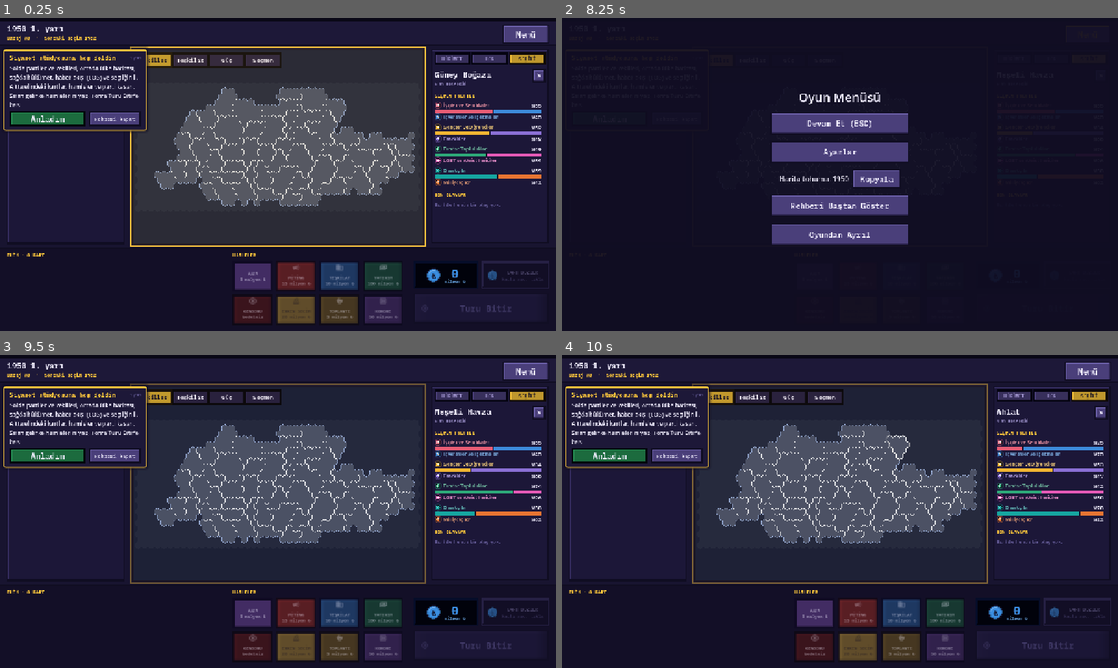
Above: before the commit, frames 1-4 (two rows, left to right).
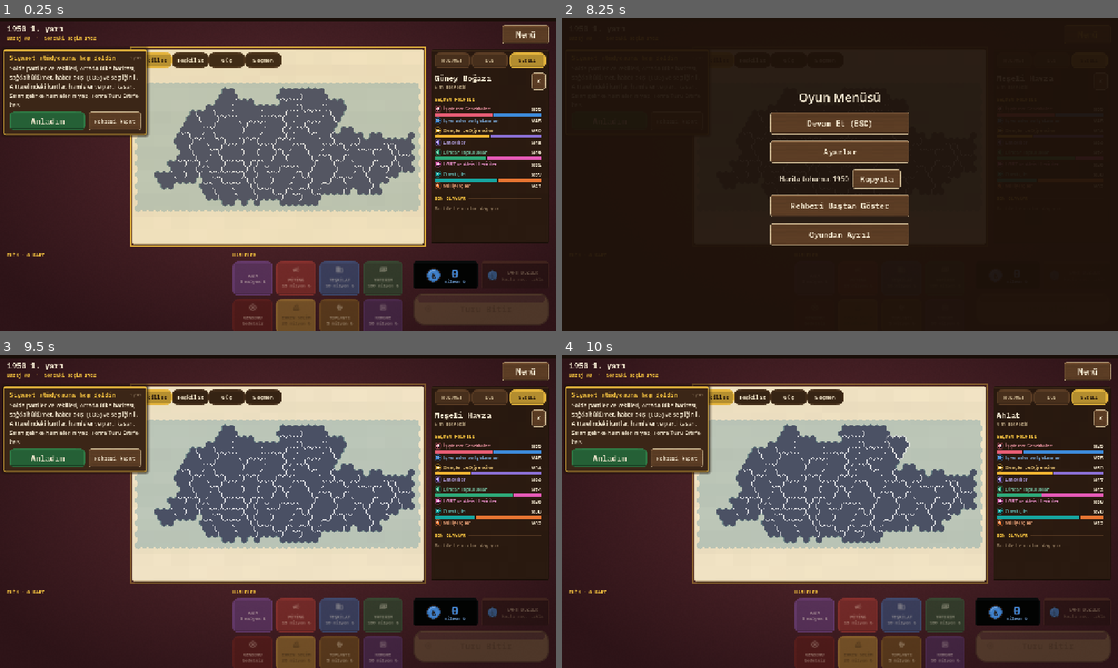
Above: after the commit, the same moments.

Repository: TriQue06/siyaset_oyunu_test_experimental
Game: Godot game, scene res://scenes/GameScreen.tscn
Same seed, same stepped clock (60 frames per second), same inputs: the game is played once before the commit and once after it. This scene is started directly instead of the project's main scene. Sound files missing from this copy of the repository are replaced by a short silence.
Inputs (mouse positions are in pixels of both pictures, inside the frame that each line leads up to):
- Up to frame 1 (0.25 s): no input
- Up to frame 2 (8.25 s): tap Enter at 0.5 s; move the mouse to (962, 158) at 0.52 s; hold Right 0.53-1.25 s; click (962, 158) at 0.67 s; drag from (728, 190) to (812, 237) at 1.27 s; move the mouse to (895, 105) at 2.02 s; hold Right 2.03-2.75 s; click (895, 105) at 2.17 s; drag from (812, 237) to (673, 127) at 2.77 s; move the mouse to (1006, 221) at 3.52 s; hold Left 3.53-4.25 s; click (1006, 221) at 3.67 s; drag from (673, 127) to (756, 96) at 4.27 s; move the mouse to (867, 174) at 5.02 s; hold Left 5.03-5.75 s; click (867, 174) at 5.17 s; drag from (756, 96) to (728, 190) at 5.77 s; move the mouse to (962, 158) at 6.52 s; hold Right 6.53-7.25 s; click (962, 158) at 6.67 s; drag from (728, 190) to (812, 237) at 7.27 s; click "Menü" at 8 s
- Up to frame 3 (9.5 s): click "Devam Et (ESC)" at 8.75 s
- Up to frame 4 (10 s): move the mouse to (895, 442) at 9.52 s; hold Left from 9.53 s (still down); click (895, 442) at 9.67 s

The runs differ from the first frame. In frame 1, 82% of the frame differs, in the area x 0-100%, y 1-100%; in frame 2, 30%; in frame 3, 81%; in frame 4, 81%.

Commit message:
Sürüm 0.0.176: oyun masası (board game) teması — keçe zemin, ceviz paneller, krem/pirinç palet, kâğıt harita paftası, yelpaze el, pirinç Turu Bitir; eski tema tema-haber-studyosu dalında
Co-Authored-By: Claude Opus 5.5 <noreply@anthropic.com>

Diff:
--- a/siyaset-oyunu/assets/ui/main_theme.tres
+++ b/siyaset-oyunu/assets/ui/main_theme.tres
@@ -17,10 +17,10 @@
 
 [sub_resource type="StyleBoxTexture" id="SB_normal"]
 texture = ExtResource("1")
-texture_margin_left = 5.0
-texture_margin_top = 5.0
-texture_margin_right = 5.0
-texture_margin_bottom = 5.0
+texture_margin_left = 10.0
+texture_margin_top = 10.0
+texture_margin_right = 10.0
+texture_margin_bottom = 10.0
 content_margin_left = 18.0
 content_margin_top = 10.0
 content_margin_right = 18.0
@@ -28,10 +28,10 @@
 
 [sub_resource type="StyleBoxTexture" id="SB_hover"]
 texture = ExtResource("2")
-texture_margin_left = 5.0
-texture_margin_top = 5.0
-texture_margin_right = 5.0
-texture_margin_bottom = 5.0
+texture_margin_left = 10.0
+texture_margin_top = 10.0
+texture_margin_right = 10.0
+texture_margin_bottom = 10.0
 content_margin_left = 18.0
 content_margin_top = 10.0
 content_margin_right = 18.0
@@ -39,10 +39,10 @@
 
 [sub_resource type="StyleBoxTexture" id="SB_pressed"]
 texture = ExtResource("3")
-texture_margin_left = 5.0
-texture_margin_top = 5.0
-texture_margin_right = 5.0
-texture_margin_bottom = 5.0
+texture_margin_left = 10.0
+texture_margin_top = 10.0
+texture_margin_right = 10.0
+texture_margin_bottom = 10.0
 content_margin_left = 18.0
 content_margin_top = 11.0
 content_margin_right = 18.0
@@ -50,10 +50,10 @@
 
 [sub_resource type="StyleBoxTexture" id="SB_disabled"]
 texture = ExtResource("4")
-texture_margin_left = 5.0
-texture_margin_top = 5.0
-texture_margin_right = 5.0
-texture_margin_bottom = 5.0
+texture_margin_left = 10.0
+texture_margin_top = 10.0
+texture_margin_right = 10.0
+texture_margin_bottom = 10.0
 content_margin_left = 18.0
 content_margin_top = 10.0
 content_margin_right = 18.0
@@ -61,10 +61,10 @@
 
 [sub_resource type="StyleBoxTexture" id="SB_panel"]
 texture = ExtResource("5")
-texture_margin_left = 5.0
-texture_margin_top = 5.0
-texture_margin_right = 5.0
-texture_margin_bottom = 5.0
+texture_margin_left = 10.0
+texture_margin_top = 10.0
+texture_margin_right = 10.0
+texture_margin_bottom = 10.0
 content_margin_left = 14.0
 content_margin_top = 14.0
 content_margin_right = 14.0
@@ -72,10 +72,10 @@
 
 [sub_resource type="StyleBoxTexture" id="SB_slot"]
 texture = ExtResource("6")
-texture_margin_left = 5.0
-texture_margin_top = 5.0
-texture_margin_right = 5.0
-texture_margin_bottom = 5.0
+texture_margin_left = 10.0
+texture_margin_top = 10.0
+texture_margin_right = 10.0
+texture_margin_bottom = 10.0
 content_margin_left = 12.0
 content_margin_top = 8.0
 content_margin_right = 12.0
@@ -83,22 +83,22 @@
 
 [sub_resource type="StyleBoxTexture" id="SB_rule"]
 texture = ExtResource("8")
-modulate_color = Color(0.29, 0.247, 0.478, 1)
+modulate_color = Color(0.353, 0.235, 0.141, 1)
 
 [sub_resource type="StyleBoxTexture" id="SB_bar"]
 texture = ExtResource("9")
-texture_margin_left = 2.0
-texture_margin_top = 2.0
-texture_margin_right = 2.0
-texture_margin_bottom = 2.0
+texture_margin_left = 6.0
+texture_margin_top = 6.0
+texture_margin_right = 6.0
+texture_margin_bottom = 6.0
 
 [sub_resource type="StyleBoxTexture" id="SB_grabber"]
 texture = ExtResource("8")
-modulate_color = Color(0.29, 0.247, 0.478, 1)
+modulate_color = Color(0.353, 0.235, 0.141, 1)
 
 [sub_resource type="StyleBoxTexture" id="SB_grabber_hl"]
 texture = ExtResource("8")
-modulate_color = Color(1, 0.788, 0.235, 1)
+modulate_color = Color(0.894, 0.706, 0.235, 1)
 
 [resource]
 default_font_size = 16
@@ -124,11 +124,11 @@
 VScrollBar/styles/grabber_highlight = SubResource("SB_grabber_hl")
 VScrollBar/styles/grabber_pressed = SubResource("SB_grabber_hl")
 
-Button/colors/font_color = Color(0.949, 0.937, 1, 1)
-Button/colors/font_hover_color = Color(1, 0.788, 0.235, 1)
-Button/colors/font_pressed_color = Color(1, 0.788, 0.235, 1)
-Button/colors/font_focus_color = Color(0.949, 0.937, 1, 1)
-Button/colors/font_disabled_color = Color(0.42, 0.384, 0.627, 1)
+Button/colors/font_color = Color(0.961, 0.918, 0.824, 1)
+Button/colors/font_hover_color = Color(0.894, 0.706, 0.235, 1)
+Button/colors/font_pressed_color = Color(0.894, 0.706, 0.235, 1)
+Button/colors/font_focus_color = Color(0.961, 0.918, 0.824, 1)
+Button/colors/font_disabled_color = Color(0.541, 0.451, 0.345, 1)
 Button/fonts/font = ExtResource("7")
 Button/font_sizes/font_size = 18
 Button/styles/disabled = SubResource("SB_disabled")
@@ -137,16 +137,16 @@
 Button/styles/normal = SubResource("SB_normal")
 Button/styles/pressed = SubResource("SB_pressed")
 
-Label/colors/font_color = Color(0.949, 0.937, 1, 1)
+Label/colors/font_color = Color(0.961, 0.918, 0.824, 1)
 Label/font_sizes/font_size = 16
 
 Panel/styles/panel = SubResource("SB_panel")
 PanelContainer/styles/panel = SubResource("SB_panel")
 
-LineEdit/colors/font_color = Color(0.949, 0.937, 1, 1)
-LineEdit/colors/font_placeholder_color = Color(0.42, 0.384, 0.627, 1)
-LineEdit/colors/caret_color = Color(1, 0.788, 0.235, 1)
-LineEdit/colors/selection_color = Color(0.29, 0.247, 0.478, 1)
+LineEdit/colors/font_color = Color(0.961, 0.918, 0.824, 1)
+LineEdit/colors/font_placeholder_color = Color(0.541, 0.451, 0.345, 1)
+LineEdit/colors/caret_color = Color(0.894, 0.706, 0.235, 1)
+LineEdit/colors/selection_color = Color(0.353, 0.235, 0.141, 1)
 LineEdit/fonts/font = ExtResource("7")
 LineEdit/font_sizes/font_size = 18
 LineEdit/styles/normal = SubResource("SB_slot")
--- a/siyaset-oyunu/project.godot
+++ b/siyaset-oyunu/project.godot
@@ -11,7 +11,7 @@
 [application]
 
 config/name="Siyaset Oyunu"
-config/version="0.0.175"
+config/version="0.0.176"
 run/main_scene="res://scenes/Lobby.tscn"
 config/quit_on_go_back=false
 config/features=PackedStringArray("4.7", "Forward Plus")
--- a/siyaset-oyunu/scenes/GameScreen.tscn
+++ b/siyaset-oyunu/scenes/GameScreen.tscn
@@ -38,7 +38,7 @@
 grow_horizontal = 2
 grow_vertical = 2
 mouse_filter = 2
-color = Color(0.094, 0.078, 0.188, 1)
+color = Color(0.227, 0.102, 0.122, 1)
 
 [node name="MapHolder" parent="." unique_id=1009808577 instance=ExtResource("3")]
 unique_name_in_owner = true
--- a/siyaset-oyunu/scenes/GovernmentFormation.tscn
+++ b/siyaset-oyunu/scenes/GovernmentFormation.tscn
@@ -38,7 +38,7 @@
 layout_mode = 2
 theme_override_font_sizes/font_size = 24
 theme_override_fonts/font = ExtResource("99")
-theme_override_colors/font_color = Color(1, 0.788, 0.235, 1)
+theme_override_colors/font_color = Color(0.894, 0.706, 0.235, 1)
 text = "Hükümet Kurma Görevi"
 
 [node name="InfoLabel" type="Label" parent="Margin/VBox"]
--- a/siyaset-oyunu/scenes/PartySetup.tscn
+++ b/siyaset-oyunu/scenes/PartySetup.tscn
@@ -23,7 +23,7 @@
 anchor_bottom = 1.0
 grow_horizontal = 2
 grow_vertical = 2
-color = Color(0.094, 0.078, 0.188, 1)
+color = Color(0.227, 0.102, 0.122, 1)
 
 [node name="TopBar" type="Control" parent="." unique_id=1133533483]
 layout_mode = 1
@@ -39,7 +39,7 @@
 anchor_bottom = 1.0
 grow_horizontal = 2
 grow_vertical = 2
-color = Color(0.11, 0.09, 0.22, 1)
+color = Color(0.165, 0.102, 0.063, 1)
 
 [node name="TitleLabel" type="Label" parent="TopBar" unique_id=1439790902]
 unique_name_in_owner = true
@@ -54,7 +54,7 @@
 grow_vertical = 2
 theme_override_font_sizes/font_size = 26
 theme_override_fonts/font = ExtResource("99")
-theme_override_colors/font_color = Color(1, 0.788, 0.235, 1)
+theme_override_colors/font_color = Color(0.894, 0.706, 0.235, 1)
 text = "PARTİNİ KUR"
 vertical_alignment = 1
 
@@ -145,7 +145,7 @@
 anchor_bottom = 1.0
 grow_horizontal = 2
 grow_vertical = 2
-color = Color(0.11, 0.09, 0.22, 1)
+color = Color(0.165, 0.102, 0.063, 1)
 
 [node name="Margin" type="MarginContainer" parent="RightPanel" unique_id=321717466]
 layout_mode = 1
--- a/siyaset-oyunu/scenes/RoomLobby.tscn
+++ b/siyaset-oyunu/scenes/RoomLobby.tscn
@@ -20,7 +20,7 @@
 anchor_bottom = 1.0
 grow_horizontal = 2
 grow_vertical = 2
-color = Color(0.094, 0.078, 0.188, 1)
+color = Color(0.227, 0.102, 0.122, 1)
 
 [node name="SettingsButton" type="Button" parent="." unique_id=991531772]
 unique_name_in_owner = true
@@ -134,7 +134,7 @@
 anchor_bottom = 1.0
 grow_horizontal = 2
 grow_vertical = 2
-color = Color(0.094, 0.078, 0.188, 1)
+color = Color(0.227, 0.102, 0.122, 1)
 
 [node name="Margin" type="MarginContainer" parent="SettingsSidePanel" unique_id=1097474865]
 layout_mode = 1
--- a/siyaset-oyunu/scenes/SettingsOverlay.tscn
+++ b/siyaset-oyunu/scenes/SettingsOverlay.tscn
@@ -42,7 +42,7 @@
 anchor_bottom = 1.0
 grow_horizontal = 2
 grow_vertical = 2
-color = Color(0.094, 0.078, 0.188, 1)
+color = Color(0.227, 0.102, 0.122, 1)
 
 [node name="CenterBox" type="VBoxContainer" parent="FullScreenPanel"]
 layout_mode = 1
--- a/siyaset-oyunu/scripts/economy_panel.gd
+++ b/siyaset-oyunu/scripts/economy_panel.gd
@@ -18,8 +18,8 @@
 
 signal tax_policy_requested
 
-const TILE_BG := Color("15112b")
-const TILE_BORDER := Color("3f3775")
+const TILE_BG := Color("2E1D12")
+const TILE_BORDER := Color("6B4A2E")
 const TAX_COLORS := [UiTheme.GREEN, UiTheme.GOLD, UiTheme.RED]
 const CAPTION_SIZE := 9
 const VALUE_SIZE := 14
@@ -538,7 +538,7 @@
 	button.size_flags_horizontal = Control.SIZE_EXPAND_FILL
 	for state in ["normal", "hover", "pressed", "disabled"]:
 		var style := StyleBoxFlat.new()
-		style.bg_color = Color(color, 0.16) if is_current else (Color("2a2350") if state == "hover" and not is_current else TILE_BG)
+		style.bg_color = Color(color, 0.16) if is_current else (Color("5A3C24") if state == "hover" and not is_current else TILE_BG)
 		style.border_color = color if is_current else (UiTheme.TEXT if is_selected else TILE_BORDER)
 		style.set_border_width_all(2 if is_current or is_selected else 1)
 		style.border_width_top = 4 if is_current or is_selected else 1
@@ -753,7 +753,7 @@
 	var card := PanelContainer.new()
 	card.mouse_filter = Control.MOUSE_FILTER_STOP
 	var style := StyleBoxFlat.new()
-	style.bg_color = Color("15112b")
+	style.bg_color = Color("2E1D12")
 	style.border_color = color
 	style.set_border_width_all(2)
 	style.border_width_left = 6
--- a/siyaset-oyunu/scripts/game_screen.gd
+++ b/siyaset-oyunu/scripts/game_screen.gd
@@ -524,8 +524,8 @@
 	_fit_hand_width(CardManager.my_inventory().size())
 	_place_desk_labels()
 
-const DESK_COLOR := Color("130f27")
-const STRIP_BG := Color("130f27")
+const DESK_COLOR := Color("2A1A10")
+const STRIP_BG := Color("2A1A10")
 var _desk_labels: Dictionary = {}
 var _date_chip: PanelContainer
 var _date_label: Label
@@ -613,7 +613,7 @@
 	if _strip_bg == null:
 		_strip_bg = Panel.new()
 		var strip_style := StyleBoxFlat.new()
-		strip_style.bg_color = Color("1d1838")
+		strip_style.bg_color = Color("3B2617")
 		strip_style.border_color = UiTheme.INK
 		strip_style.border_width_bottom = 2
 		_strip_bg.add_theme_stylebox_override("panel", strip_style)
@@ -674,17 +674,40 @@
 	_set_rect(panel, _r(R_ACTIONS))
 
 ## Harita alanının zemini (harita bunun ortasına oturur).
+## OYUN MASASI: ekranın zemini bordo keçe (assets/ui/board_felt.png), harita
+## masaya serilmiş krem bir KÂĞIT PAFTANIN üstünde (gölgeli).
+const BOARD_FELT := "res://assets/ui/board_felt.png"
+const BOARD_PAPER := "res://assets/ui/board_paper.png"
+var _felt_bg: TextureRect
+var _map_shadow: Panel
+
+func _ensure_felt() -> void:
+	if _felt_bg != null:
+		return
+	_felt_bg = TextureRect.new()
+	_felt_bg.texture = load(BOARD_FELT)
+	_felt_bg.expand_mode = TextureRect.EXPAND_IGNORE_SIZE
+	_felt_bg.stretch_mode = TextureRect.STRETCH_SCALE
+	_felt_bg.texture_filter = CanvasItem.TEXTURE_FILTER_LINEAR
+	_felt_bg.mouse_filter = Control.MOUSE_FILTER_IGNORE
+	_felt_bg.set_anchors_preset(Control.PRESET_FULL_RECT)
+	add_child(_felt_bg)
+	move_child(_felt_bg, 1)
+
 func _ensure_map_bg(rect: Rect2) -> void:
+	_ensure_felt()
 	if _map_bg == null:
+		_map_shadow = Panel.new()
+		_map_shadow.add_theme_stylebox_override("panel", UiSkin.color_box(Color(0, 0, 0, 0.35), UiSkin.PANEL))
+		_map_shadow.mouse_filter = Control.MOUSE_FILTER_IGNORE
+		add_child(_map_shadow)
+		move_child(_map_shadow, 2)
 		_map_bg = Panel.new()
-		var style := StyleBoxFlat.new()
-		style.bg_color = Color("141a36")
-		style.border_color = UiTheme.INK
-		style.set_border_width_all(2)
-		_map_bg.add_theme_stylebox_override("panel", style)
+		_map_bg.add_theme_stylebox_override("panel", UiSkin.stylebox(BOARD_PAPER, 8))
 		_map_bg.mouse_filter = Control.MOUSE_FILTER_IGNORE
 		add_child(_map_bg)
-		move_child(_map_bg, 1)
+		move_child(_map_bg, 3)
+	_set_rect(_map_shadow, Rect2(rect.position + Vector2(5, 7), rect.size))
 	_set_rect(_map_bg, rect)
 
 ## YAYIN BANDI: kırmızı CANLI rozeti, "SİYASET GÜNDEMİ" ve altında tarih /
@@ -737,7 +760,7 @@
 		add_child(_band_crisis)
 		_band_turn = PanelContainer.new()
 		var turn_style := StyleBoxFlat.new()
-		turn_style.bg_color = Color("2a2350")
+		turn_style.bg_color = Color("5A3C24")
 		turn_style.border_color = UiTheme.GOLD
 		turn_style.set_border_width_all(2)
 		turn_style.content_margin_left = 8
@@ -753,7 +776,7 @@
 		# SÜRE ŞERİDİ: ekranın en üstünde, sırası gelenin renginde, süre
 		# azaldıkça soldan sağa uzar (dolunca süre biter).
 		_timer_bar_bg = ColorRect.new()
-		_timer_bar_bg.color = Color("0a0816")
+		_timer_bar_bg.color = Color("1A0F09")
 		_timer_bar_bg.mouse_filter = Control.MOUSE_FILTER_IGNORE
 		_timer_bar_bg.z_index = 7
 		add_child(_timer_bar_bg)
@@ -802,14 +825,14 @@
 	style.content_margin_bottom = 0
 	if crisis != "":
 		var data := CardPresets.crisis_data(crisis)
-		style.bg_color = Color("4a1020")
+		style.bg_color = Color("5A1A14")
 		style.border_color = Color("ff3b4e")
 		_band_crisis_title.text = L.t("⚠ KRİZ · %s") % data["title"]
 		_band_crisis_title.add_theme_color_override("font_color", Color("ff8a94"))
 		_band_crisis_text.text = L.t("%s için yasa / toplantı ulusal destek getirir") % data["group_title"]
 	else:
 		var data := CardPresets.agenda_data(agenda)
-		style.bg_color = Color("2a2350")
+		style.bg_color = Color("5A3C24")
 		style.border_color = UiTheme.GOLD
 		_band_crisis_title.text = L.t("GÜNDEM · %s") % data["title"]
 		_band_crisis_title.add_theme_color_override("font_color", UiTheme.GOLD)
@@ -875,8 +898,8 @@
 	if _parl_bg == null:
 		_parl_bg = Panel.new()
 		var style := StyleBoxFlat.new()
-		style.bg_color = Color("15112b")
-		style.border_color = Color("3f3775")
+		style.bg_color = Color("2E1D12")
+		style.border_color = Color("6B4A2E")
 		style.set_border_width_all(1)
 		_parl_bg.add_theme_stylebox_override("panel", style)
 		_parl_bg.mouse_filter = Control.MOUSE_FILTER_STOP
@@ -1071,7 +1094,7 @@
 		var party: Dictionary = PartyManager.data_of(pid)
 		var row := PanelContainer.new()
 		var style := StyleBoxFlat.new()
-		style.bg_color = Color("2a2350") if peer_id == me else Color("15112b")
+		style.bg_color = Color("5A3C24") if peer_id == me else Color("2E1D12")
 		style.border_color = party.get("bg_color", Color.GRAY)
 		style.border_width_left = 4
 		style.content_margin_left = 6
@@ -1573,7 +1596,7 @@
 	card.mouse_filter = Control.MOUSE_FILTER_STOP
 	card.clip_contents = true
 	var style := StyleBoxFlat.new()
-	style.bg_color = Color("2a2350") if is_turn else Color("1d1838")
+	style.bg_color = Color("5A3C24") if is_turn else Color("3B2617")
 	style.border_color = color
 	style.border_width_left = 5
 	if is_turn:
@@ -1671,7 +1694,7 @@
 	bar.size_flags_horizontal = Control.SIZE_EXPAND_FILL
 	bar.mouse_filter = Control.MOUSE_FILTER_IGNORE
 	var bar_bg := ColorRect.new()
-	bar_bg.color = Color("0a0816")
+	bar_bg.color = Color("1A0F09")
 	bar_bg.set_anchors_preset(Control.PRESET_FULL_RECT)
 	bar_bg.mouse_filter = Control.MOUSE_FILTER_IGNORE
 	bar.add_child(bar_bg)
@@ -1810,10 +1833,29 @@
 	for i in hand.size():
 		hand_container.add_child(_build_hand_card(hand[i], i))
 	_fit_hand_width(hand.size())
+	_fan_hand()
 	_refresh_hand_interactivity()
 
 ## Kartlar ayrılan alana (sağ yarı) sığmıyorsa aralarındaki boşluk negatife
 ## çekilip üst üste bindirilir; sıra göstergesine ve meclis butonlarına taşmaz.
+## ELDEKİ KARTLAR YELPAZE: kart oyununda elde tutulur gibi uçlara doğru hafif
+## döner ve aşağı iner. Fareyle kalkan / seçilen kart düzleşir (okunur).
+const FAN_MAX_DEGREES := 3.5
+const FAN_MAX_DROP := 6.0
+
+func _fan_hand() -> void:
+	var n := _hand_holders.size()
+	for holder in _hand_holders:
+		if not is_instance_valid(holder):
+			continue
+		var i := int(holder.get_meta("hand_index", 0))
+		var t := 0.0 if n <= 1 else (float(i) - float(n - 1) * 0.5) / (float(n - 1) * 0.5)
+		holder.pivot_offset = Vector2(CARD_DISPLAY_SIZE.x * 0.5, CARD_DISPLAY_SIZE.y)
+		holder.set_meta("fan_rotation", deg_to_rad(t * FAN_MAX_DEGREES))
+		holder.set_meta("fan_drop", t * t * FAN_MAX_DROP)
+		holder.rotation = deg_to_rad(t * FAN_MAX_DEGREES)
+		holder.position.y = t * t * FAN_MAX_DROP
+
 func _fit_hand_width(count: int) -> void:
 	var separation := HAND_CARD_SEPARATION
 	# Masadaki el alanının genişliği (düğüm boyu bir kare sonra kesinleşir;
@@ -1848,7 +1890,10 @@
 			if absf(current - target) < 0.5:
 				current = target
 			holder.set_meta("lift_current", current)
-			holder.position.y = current
+			# Yelpaze: kart kalktıkça düzleşir, yelpaze inişi kalkışa eklenir.
+			var lifted := clampf(current / CARD_LIFT, 0.0, 1.0) if not is_zero_approx(CARD_LIFT) else 0.0
+			holder.position.y = current + float(holder.get_meta("fan_drop", 0.0)) * (1.0 - lifted)
+			holder.rotation = float(holder.get_meta("fan_rotation", 0.0)) * (1.0 - lifted)
 		i -= 1
 
 ## wrapper (HBox'un yonettigi sabit yer tutucu)
@@ -3417,7 +3462,23 @@
 	if _trash_panel != null:
 		_set_rect(_trash_panel, _r(R_TRASH))
 	pass_button.add_theme_font_size_override("font_size", 20)
+	_skin_pass_plaque()
 	_set_rect(pass_button, _r(R_PASS))
+
+## TURU BİTİR: masanın sağ altında pirinç plaka (kapsül), koyu yazı.
+func _skin_pass_plaque() -> void:
+	if pass_button.has_meta("plaque"):
+		return
+	pass_button.set_meta("plaque", true)
+	for state in ["normal", "hover", "pressed", "focus", "disabled"]:
+		var suffix: String = {"normal": "", "hover": "_hover", "focus": "_hover", "pressed": "_pressed", "disabled": "_disabled"}[state]
+		var box := UiSkin.stylebox("res://assets/ui/board_plaque%s.png" % suffix, 24)
+		box.texture_margin_left = 26
+		box.texture_margin_right = 26
+		pass_button.add_theme_stylebox_override(state, box)
+	for key in ["font_color", "font_hover_color", "font_pressed_color", "font_focus_color"]:
+		pass_button.add_theme_color_override(key, UiTheme.TEXT_ON_GOLD)
+	pass_button.add_theme_color_override("font_disabled_color", Color(UiTheme.TEXT_ON_GOLD, 0.6))
 
 ## Seçili kart bozdurulur (sıra sendeyse).
 func _on_trash_input(event: InputEvent) -> void:
@@ -4477,7 +4538,7 @@
 					pill.bg_color = color.darkened(0.1)
 					pill.border_color = color.lightened(0.25)
 				else:
-					pill.bg_color = Color("#222a38") if state != "hover" else Color("#2c3648")
+					pill.bg_color = Color("#3B2617") if state != "hover" else Color("#5A3C24")
 					pill.border_color = Color(color, 0.0 if state != "hover" else 0.6)
 				pill.set_border_width_all(1)
 				(pick as Button).add_theme_stylebox_override(state, pill)
--- a/siyaset-oyunu/scripts/province_map.gd
+++ b/siyaset-oyunu/scripts/province_map.gd
@@ -18,13 +18,14 @@
 ## 1 = altıgenler arası boşluk yok: sadece il sınırları görünür.
 const CELL_INSET := 1.0
 const LAND_COLOR := Color(0.27, 0.30, 0.40)
-const SEA_COLOR := Color(0.14, 0.17, 0.27, 0.55)
+## Masa teması: kâğıt paftaya basılmış soluk mavi-yeşil deniz.
+const SEA_COLOR := Color(0.55, 0.68, 0.70, 0.55)
 const REGION_BORDER_COLOR := Color(0.94, 0.95, 0.98, 0.9)
 ## Açık zeminli katmanlarda (ör. teşkilat: seviye 0 = neredeyse beyaz) beyaz
 ## sınır kaybolur; o zaman koyu sınır kullanılır (bkz. set_dark_borders).
 const REGION_BORDER_DARK := Color(0.10, 0.11, 0.18, 0.95)
 const REGION_BORDER_WIDTH := 1.7
-const COAST_COLOR := Color(0.62, 0.72, 0.92, 0.8)
+const COAST_COLOR := Color(0.36, 0.48, 0.52, 0.8)
 const COAST_WIDTH := 1.4
 const HOVER_COLOR := Color(1, 1, 1, 0.85)
 
--- a/siyaset-oyunu/scripts/tutorial_guide.gd
+++ b/siyaset-oyunu/scripts/tutorial_guide.gd
@@ -76,7 +76,7 @@
 	_panel.mouse_filter = Control.MOUSE_FILTER_STOP
 	_panel.custom_minimum_size = Vector2(PANEL_WIDTH, 0)
 	var style := StyleBoxFlat.new()
-	style.bg_color = Color("1d1838")
+	style.bg_color = Color("3B2617")
 	style.border_color = UiTheme.GOLD
 	style.set_border_width_all(2)
 	style.border_width_top = 4
--- a/siyaset-oyunu/scripts/ui_skin.gd
+++ b/siyaset-oyunu/scripts/ui_skin.gd
@@ -24,9 +24,9 @@
 ## Sadece çerçeve (içi saydam): seçili/hedef vurgusu.
 const TARGET := "res://assets/ui/target_highlight.png"
 
-## 9-slice kenar payı: placeholder'lar 16x16 ve 1px çerçeveli üretiliyor,
-## 5px pay köşeleri bozmadan her boyuta esnetir.
-const SLICE_MARGIN := 5
+## 9-slice kenar payı: masa dokuları 32x32, yuvarlak köşeli (yarıçap 7-12);
+## 10px pay köşeleri bozmadan her boyuta esnetir.
+const SLICE_MARGIN := 10
 
 static func _texture(path: String) -> Texture2D:
 	return load(path) as Texture2D
--- a/siyaset-oyunu/scripts/ui_theme.gd
+++ b/siyaset-oyunu/scripts/ui_theme.gd
@@ -1,44 +1,45 @@
 class_name UiTheme
 extends RefCounted
-## ARAYÜZÜN TEK KAYNAĞI (Konsept C — Piksel).
+## ARAYÜZÜN TEK KAYNAĞI (0.0.176: OYUN MASASI teması; eski "haber stüdyosu"
+## paleti git dalı tema-haber-studyosu'nda).
 ##
 ## Renk, yazı boyutu, boşluk, kenar kalınlığı: hepsi burada. Hiçbir ekran kendi
 ## rengini ya da punto değerini uydurmaz; hepsi buradan okur. Tarzı değiştirmek
 ## için TEK dosya düzenlenir.
 ##
 ## Dokular (panel/buton zeminleri) assets/ui/ altındaki PNG'lerdir ve
-## tools/make_ui_art.py ile üretilir — oradaki palet buradakiyle aynıdır.
+## tools/make_board_art.py ile üretilir — oradaki palet buradakiyle aynıdır.
 ##
-## TARZ: koyu mor-lacivert zemin, kalın koyu dış çizgi, pah (bevel) kenarlar,
-## sert gölge, altın vurgu, monospace başlık ve rakamlar.
+## TARZ: bordo keçe masa, ceviz ahşap paneller, krem kâğıt, pirinç vurgu,
+## yuvarlak köşeler, monospace başlık ve rakamlar.
 
 # --- RENKLER ---------------------------------------------------------------
 ## Ekran zemini (haritanın ve panellerin arkası).
-const BG := Color("181430")
+const BG := Color("3A1A1F")
 ## Sert gölge / dış çizgi.
-const INK := Color("100D22")
+const INK := Color("1E120A")
 ## Panel dolgusu ve pah renkleri.
-const PANEL := Color("2B2352")
-const PANEL_LIGHT := Color("4A3F7A")
-const PANEL_DARK := Color("1C1738")
+const PANEL := Color("3B2617")
+const PANEL_LIGHT := Color("5A3C24")
+const PANEL_DARK := Color("2A1A10")
 ## Oyuk (kart yuvası, ilerleme çubuğu zemini).
-const SLOT := Color("100D22")
+const SLOT := Color("1A0F09")
 
 ## Yazı.
-const TEXT := Color("F2EFFF")
-const TEXT_MUTED := Color("A79BD6")
-const TEXT_DIM := Color("6B62A0")
-const TEXT_ON_GOLD := Color("100D22")
+const TEXT := Color("F5EAD2")
+const TEXT_MUTED := Color("C9B48F")
+const TEXT_DIM := Color("8A7358")
+const TEXT_ON_GOLD := Color("2A1A10")
 
 ## Vurgular.
-const GOLD := Color("FFC93C")
-const GOLD_DIM := Color("B08A22")
-const GREEN := Color("4BE08A")
-const GREEN_DARK := Color("258F53")
-const RED := Color("E8402A")
-const RED_DARK := Color("8E2215")
-const BLUE := Color("3A8DE0")
-const PURPLE := Color("A56BE8")
+const GOLD := Color("E4B43C")
+const GOLD_DIM := Color("9A7420")
+const GREEN := Color("7BC86A")
+const GREEN_DARK := Color("2F7A45")
+const RED := Color("D9473A")
+const RED_DARK := Color("7E231A")
+const BLUE := Color("3F7FC8")
+const PURPLE := Color("8E5BBF")
 
 ## Anlam renkleri (puan, oy, uyarı).
 const POSITIVE := GREEN
@@ -49,7 +50,7 @@
 ## Dokulardaki dış çizgi kalınlığı (make_ui_art.py ile aynı).
 const BORDER := 3
 ## 9-slice kenar payı: 16x16 dokuda kenarların esnemeden kalacağı pay.
-const SLICE := 5
+const SLICE := 10
 ## Sert gölge kayması (panellerin altına/sağına).
 const SHADOW := 6
 
Binary file added: siyaset-oyunu/assets/ui/board_bell.png
Not shown, added: siyaset-oyunu/assets/ui/board_bell.png.import
Binary file added: siyaset-oyunu/assets/ui/board_bell_disabled.png
Not shown, added: siyaset-oyunu/assets/ui/board_bell_disabled.png.import
Binary file added: siyaset-oyunu/assets/ui/board_bell_hover.png
Not shown, added: siyaset-oyunu/assets/ui/board_bell_hover.png.import
Binary file added: siyaset-oyunu/assets/ui/board_bell_pressed.png
Not shown, added: siyaset-oyunu/assets/ui/board_bell_pressed.png.import
Binary file added: siyaset-oyunu/assets/ui/board_felt.png
Not shown, added: siyaset-oyunu/assets/ui/board_felt.png.import
Binary file added: siyaset-oyunu/assets/ui/board_paper.png
Not shown, added: siyaset-oyunu/assets/ui/board_paper.png.import
(and 27 more such lines)
